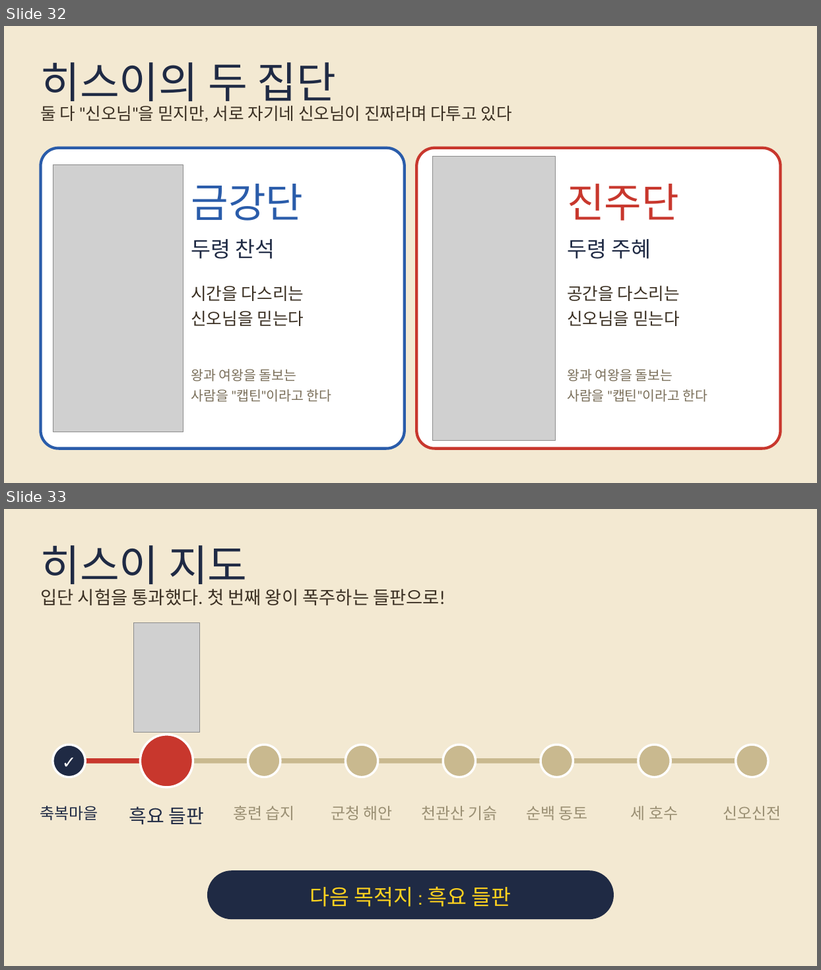
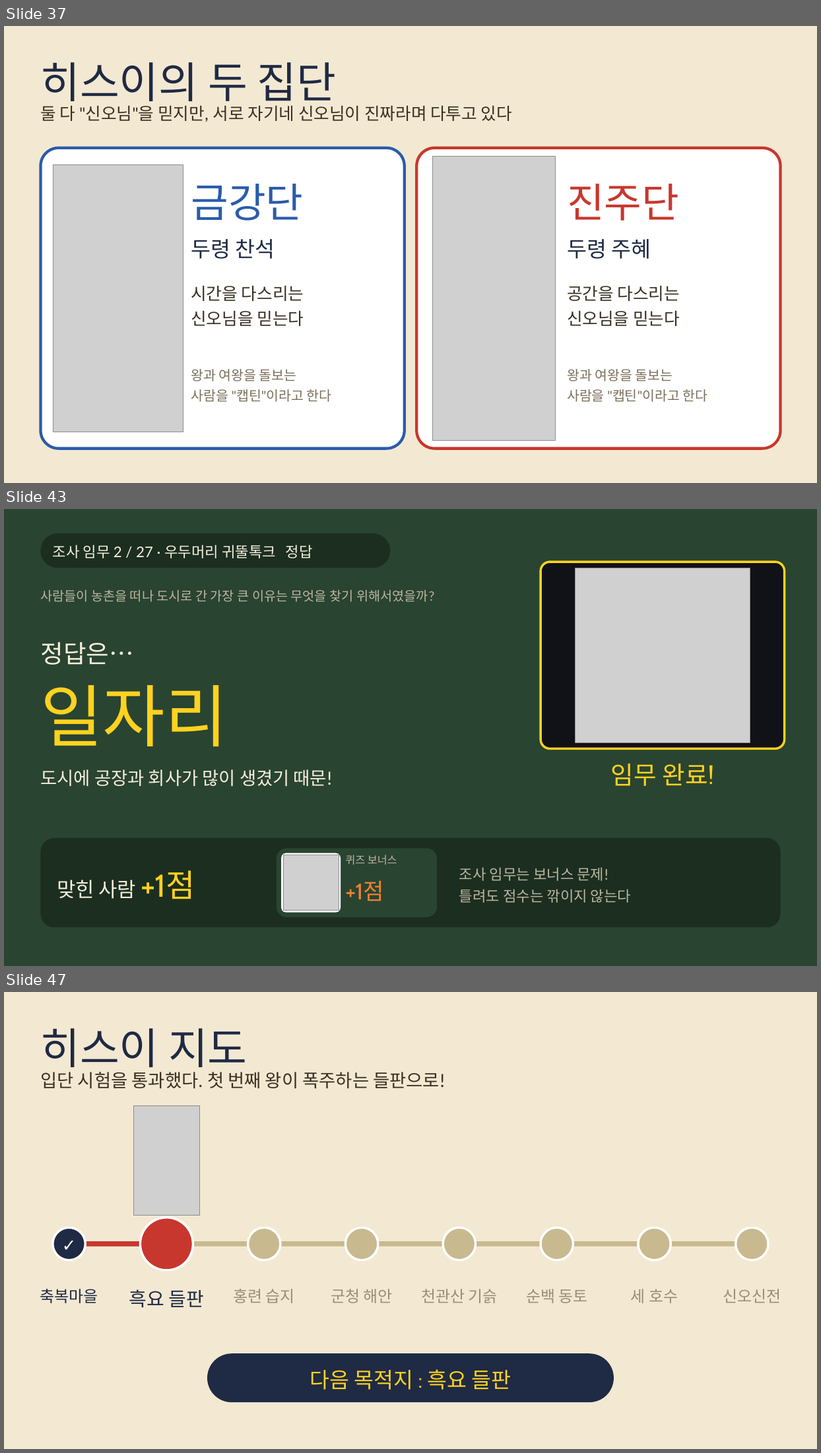
Before and after one commit to choivoo/-, a slide deck: 레전드_아르세우스_히스이_대모험_주거와_도시_경제성장에_따른_생활변화(최선유_최종본).pptx. Shown one above the other, each under a label of ours: slides 32 and 33 before the commit, slides 37, 43 and 47 after it; the slides between them are not shown. The pictures are 821x970 and 821x1453 pixels, drawn with LibreOffice and Linux fonts; fonts in the diff are those of the drawing; grey boxes stand for pictures. Boxes give left, top, right and bottom in pixels: in the first picture for what was removed or moved away, otherwise in the second. Text is boxed around its words. In the diff, an @@ line names an element or a change of style, - is before the commit and + after.

```diff
--- a/레전드_아르세우스_히스이_대모험_주거와_도시_경제성장에_따른_생활변화(최선유_최종본).pptx
+++ b/레전드_아르세우스_히스이_대모험_주거와_도시_경제성장에_따른_생활변화(최선유_최종본).pptx
@@ slide 43 added at [4,509,817,966], background #294431 @@
@@ rounded rectangle added at [40,533,390,568], fill #1B2E20 @@
@@ text added at [53,545,313,559], 26 pt, text #F6EEDC @@
+조사 임무 2 / 27 · 우두머리 귀뚤톡크 정답
@@ rounded rectangle added at [541,562,785,749], fill #111118, outline #FFD21F 4 pt @@
@@ picture added at [575,568,750,743] @@
@@ text added at [40,590,434,602], 23 pt, text #BDB59F @@
+사람들이 농촌을 떠나 도시로 간 가장 큰 이유는 무엇을 찾기 위해서였을까?
@@ text added at [40,642,134,665], 44 pt, text #F6EEDC @@
+정답은…
@@ text added at [40,685,227,747], 120 pt, text #FFD21F @@
+일자리
@@ text added at [611,764,714,786], 44 pt, text #FFD21F @@
+임무 완료!
@@ text added at [40,770,332,786], 32 pt, text #F6EEDC @@
+도시에 공장과 회사가 많이 생겼기 때문!
@@ rounded rectangle added at [40,838,781,927], fill #1B2E20 @@
@@ rounded rectangle added at [277,848,437,918], fill #294431 @@
@@ rounded rectangle added at [281,854,341,913], fill #FFFFFF @@
@@ picture added at [283,855,339,911] @@
@@ text added at [345,855,397,865], 19 pt, text #BDB59F @@
+퀴즈 보너스
@@ text added at [57,871,195,899], 36 pt, text #F6EEDC @@
+맞힌 사람 +1점
@@ text added at [345,881,384,902], 40 pt, text #EE8130 @@
++1점
@@ text added at [459,867,631,903], 26 pt, text #BDB59F @@
+조사 임무는 보너스 문제!
+틀려도 점수는 깎이지 않는다
@@ what was slide 32 is now slide 37 @@
@@ what was slide 33 is now slide 47 @@
```
Also in this commit, not shown: 8 slides changed, 120 other slides added.
